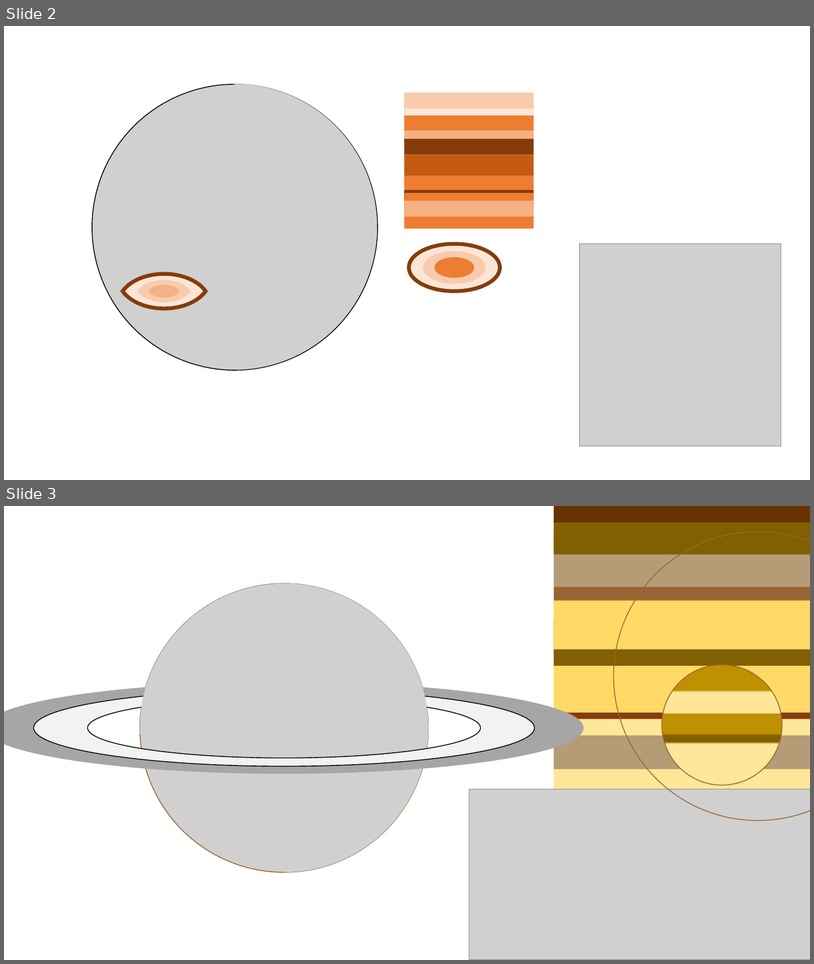
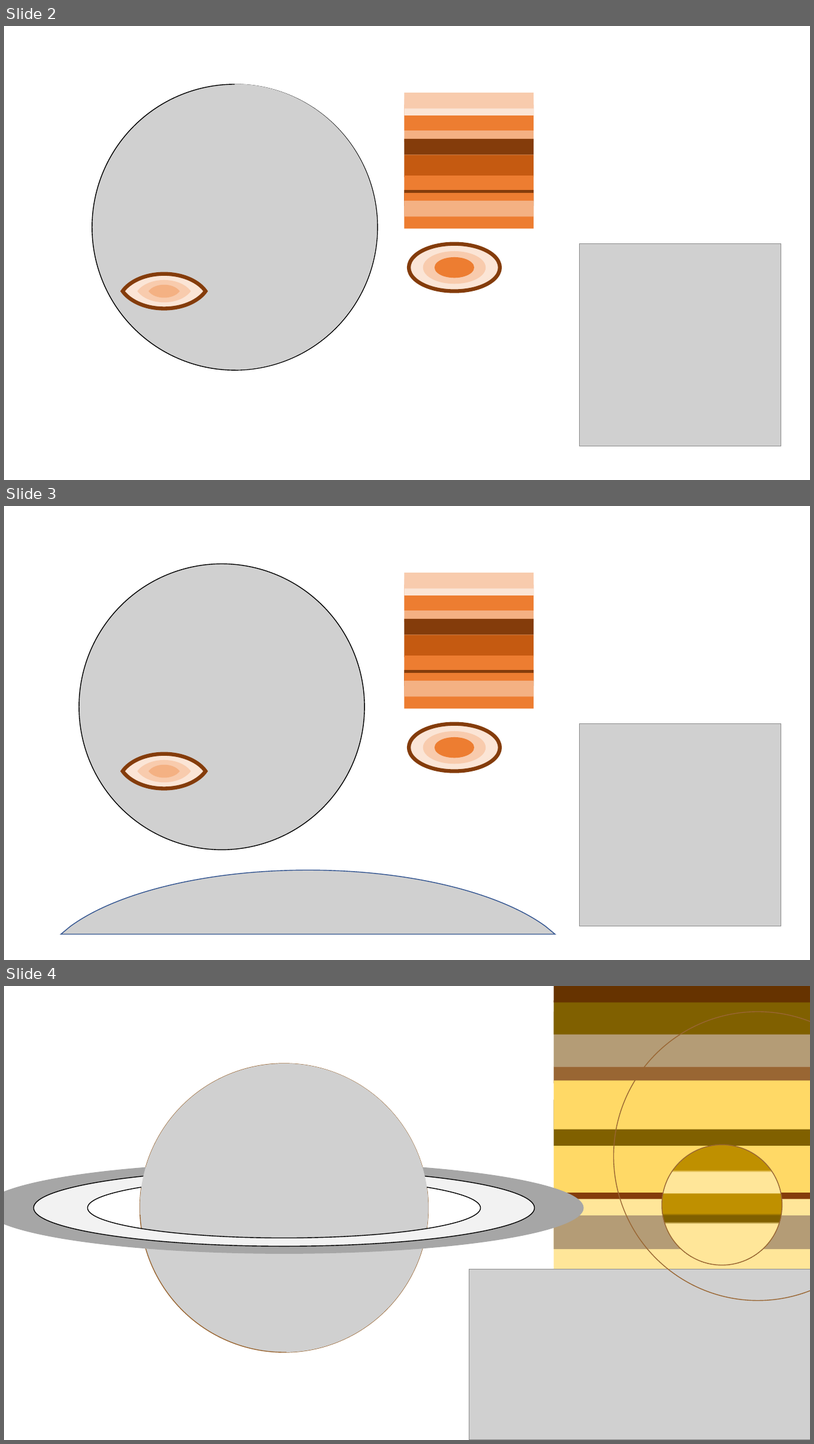
Before and after one commit to simonthor/simonthor.github.io, a slide deck: planet-design.pptx. Shown one above the other, each under a label of ours: slides 2 and 3 before the commit, slides 2, 3 and 4 after it. The pictures are 814x964 and 814x1444 pixels, drawn with LibreOffice and Linux fonts; fonts in the diff are those of the drawing; grey boxes stand for pictures. Boxes give left, top, right and bottom in pixels: in the first picture for what was removed or moved away, otherwise in the second. Text is boxed around its words. In the diff, an @@ line names an element or a change of style, - is before the commit and + after.

Commit message:
Added potential zoomed in planet design

```diff
--- a/planet-design.pptx
+++ b/planet-design.pptx
@@ slide 3 added at (4, 506, 810, 960), background #FFFFFF @@
@@ picture added at (79, 564, 365, 850) @@
@@ group added at (404, 573, 534, 709): 10 rectangles @@
@@ ellipse added at (410, 724, 501, 771), fill #FBE5D6, outline #843C0B 4.5 pt @@
@@ ellipse added at (423, 731, 486, 764), fill #F8CBAD @@
@@ ellipse added at (435, 737, 474, 757), fill #ED7D31 @@
@@ picture added at (580, 724, 782, 926) @@
@@ freeform shape added at (123, 753, 206, 788), fill #FBE5D6, outline #843C0B 4.5 pt @@
@@ freeform shape added at (138, 760, 191, 783), fill #F8CBAD @@
@@ freeform shape added at (149, 765, 180, 778), fill #F4B183 @@
@@ picture added at (61, 870, 555, 934) @@
@@ what was slide 3 is now slide 4 @@
```
